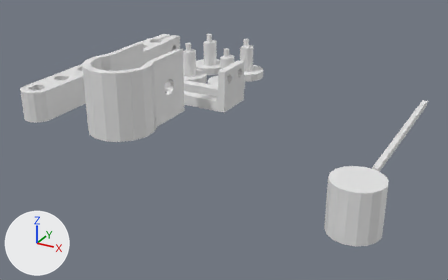
What one commit did to the Blender file electronics-mounts/electronics-mounts.blend.
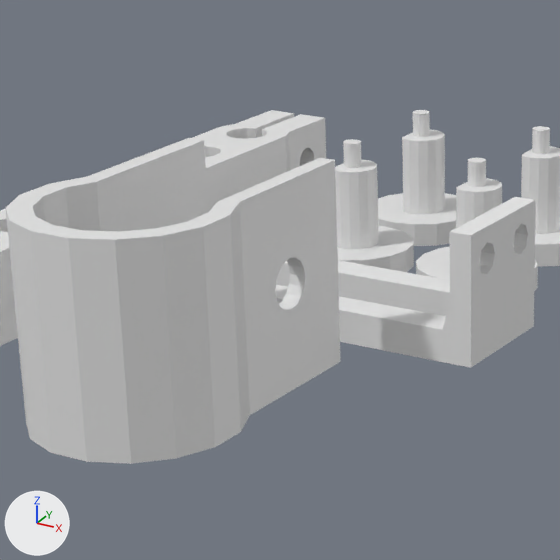
There are two pictures of each version: one whole from a 50 mm camera at (134.8, -215.8, 86.9) aimed at (28.1, -21.8, -10.1), one close up on the part from 18% to 56% of the width and 0% to 61% of the height. Arrows for +X, +Y and +Z are at lower left; the lights stay in place.

Objects in the first close-up: 'hose-mount', 'pot-armeture', 'standoff', 'wire-route'.
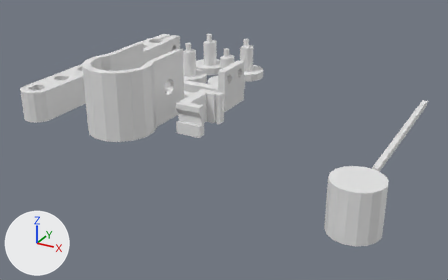
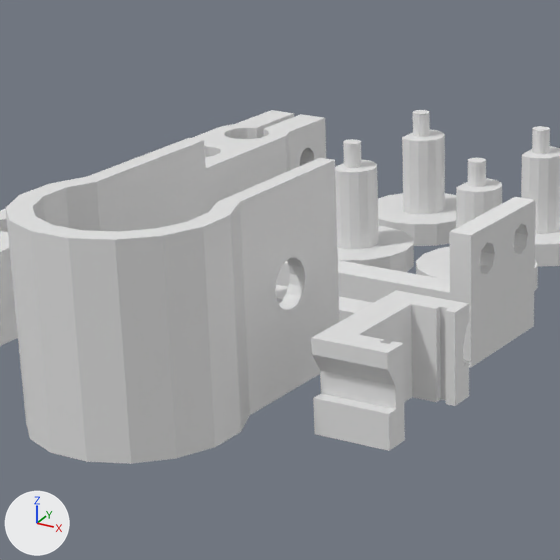
Boxes (x1, y1, x2, y2) around the edits, measured in the close-ups (560 x 560 px):
'usb-clip', added: after (311, 290, 469, 451)

Patch to the scene script:
```diff
--- a/electronics-mounts/electronics-mounts.blend.py
+++ b/electronics-mounts/electronics-mounts.blend.py
@@ me_plane @@
+me_plane.from_pydata(...)  # 60 vertices, 40 faces; spans x -2.0..7.6, y -8.9..8.9, z 0.0..11.2
@@ ob_usb_clip @@
+ob_usb_clip = bpy.data.objects.new('usb-clip', me_plane)
+ob_usb_clip.location = (23.3, -35.7, 0.0)
```
